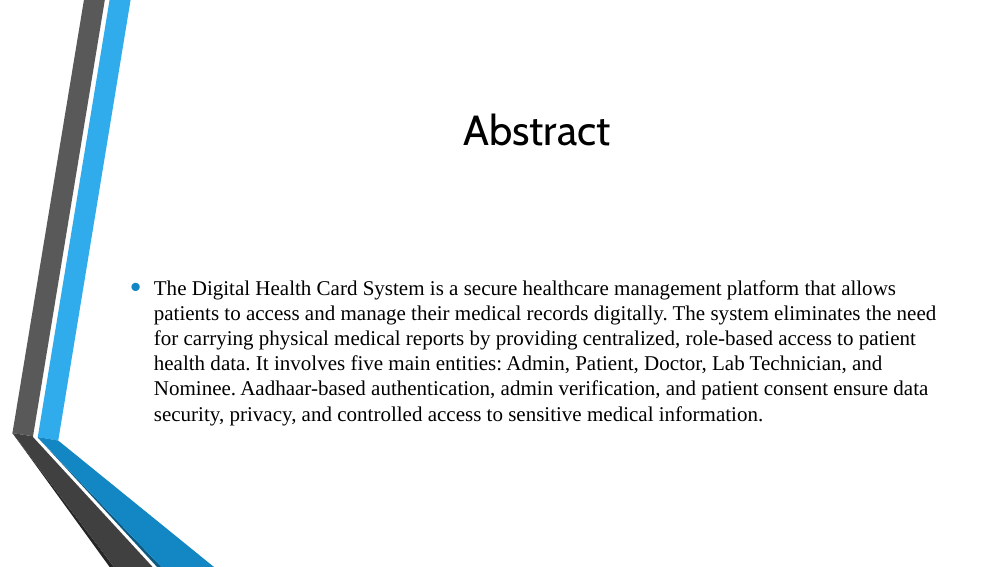
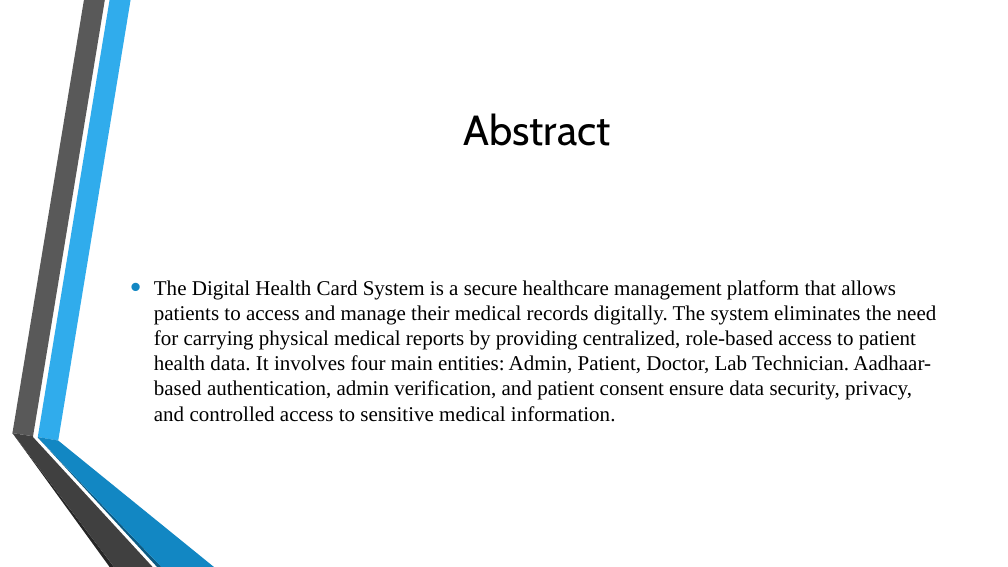
Before and after one commit to kedar3016/DIGITAL_HEALTH_CARD, a slide deck: slide 3 of Digital Health Card PPT.pptx. Drawn at 1008x567 pixels with LibreOffice and Linux fonts; fonts in the diff are those of the drawing; background and template pictures are left out. Boxes give left, top, right and bottom in pixels: in the first picture for what was removed or moved away, otherwise in the second. Text is boxed around its words. In the diff, an @@ line names an element or a change of style, - is before the commit and + after.

```diff
--- a/Digital Health Card PPT.pptx
+++ b/Digital Health Card PPT.pptx
@@ text at box(154, 280, 937, 422): text changed @@
-• The Digital Health Card System is a secure healthcare management platform that allows patients to access and manage their medical records digitally. The system eliminates the need for carrying physical medical reports by providing centralized, role-based access to patient health data. It involves five main entities: Admin, Patient, Doctor, Lab Technician, and Nominee. Aadhaar-based authentication, admin verification, and patient consent ensure data security, privacy, and controlled access to sensitive medical information.
+• The Digital Health Card System is a secure healthcare management platform that allows patients to access and manage their medical records digitally. The system eliminates the need for carrying physical medical reports by providing centralized, role-based access to patient health data. It involves four main entities: Admin, Patient, Doctor, Lab Technician. Aadhaar-based authentication, admin verification, and patient consent ensure data security, privacy, and controlled access to sensitive medical information.
```
Also in this commit, not shown: 7 other slides changed.
